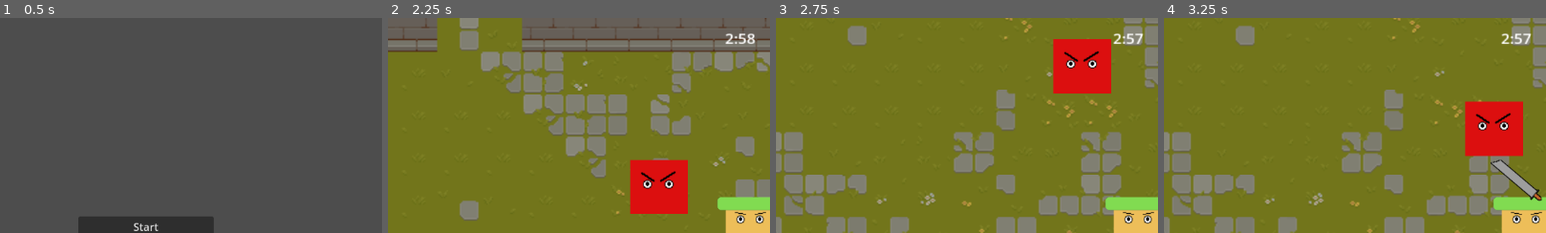
Above: before the commit, frames 1-4 (left to right).
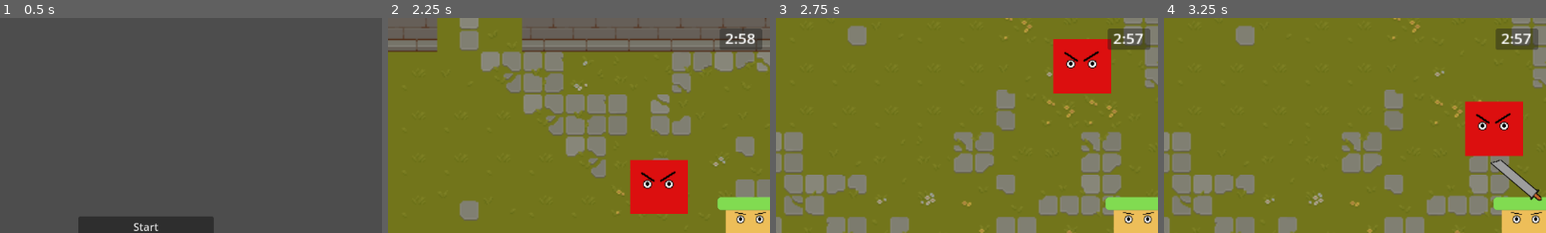
Above: after the commit, the same moments.

Repository: Filip22022/MazePrisoner
Game: Godot game, scene res://game.tscn
The game is run twice, just before and just after one commit, with the same random seed, the same clock (stepped at 60 frames per second) and the same inputs.
Inputs (mouse positions are % of the whole screen's width and height, from its top left):
- Up to frame 1 (0.5 s): no input
- Up to frame 2 (2.25 s): click "Start" at 0.5 s; move the mouse to (72, 45) at 1.27 s; hold D (move_right) 1.28-2.03 s; click (72, 45) at 1.35 s; move the mouse to (30, 55) at 2.02 s; hold S (move_down) from 2.03 s (still down); tap Space (Dash) at 2.1 s
- Up to frame 3 (2.75 s): keep holding S (move_down)
- Up to frame 4 (3.25 s): move the mouse to (60, 28) at 2.77 s; release S (move_down) at 2.78 s; hold D (move_right) from 2.78 s (still down); click (60, 28) at 2.85 s
The pictures show only the part of the screen within x 2-52%, y 0-50%; the shares and areas given below are measured in that part.

Frame 1 is identical in both runs. In frame 2, 0.8% of the frame differs, in the area x 86-98%, y 4-15%; in frame 3, 0.9%; in frame 4, 0.9%.

Commit message:
Give timer a backgroud

Diff:
--- a/UI/game_timer.tscn
+++ b/UI/game_timer.tscn
@@ -11,6 +11,14 @@
 grow_vertical = 2
 script = ExtResource("1_3xqc7")
 
+[node name="ColorRect" type="Panel" parent="."]
+modulate = Color(1, 1, 1, 0.670588)
+layout_mode = 0
+offset_left = 528.0
+offset_top = 16.0
+offset_right = 592.0
+offset_bottom = 48.0
+
 [node name="TimerLabel" type="RichTextLabel" parent="."]
 layout_mode = 0
 offset_left = 536.0
